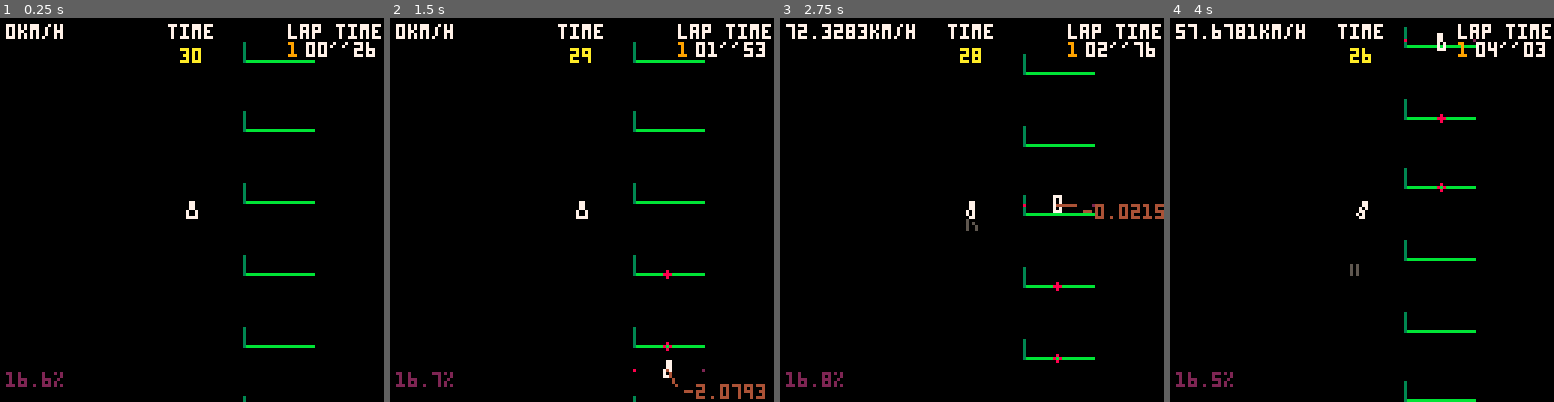
Above: before the commit, frames 1-4 (left to right).
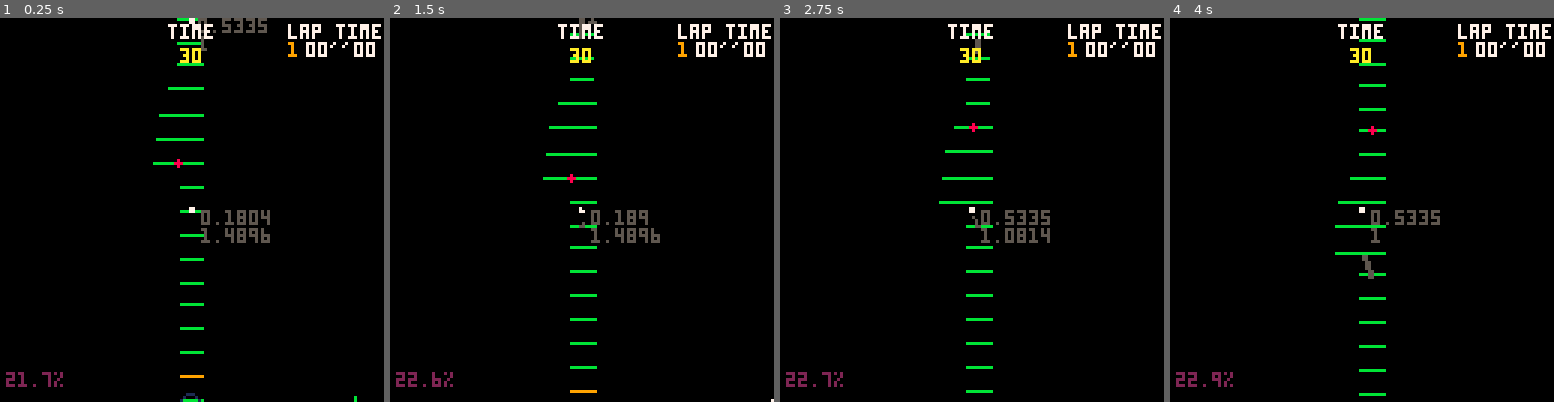
Above: after the commit, the same moments.

Repository: freds72/virtua-on
Game: PICO-8 cartridge carts/physics.p8
Same seed, same stepped clock (60 frames per second), same inputs: the game is played once before the commit and once after it.
Inputs:
- Up to frame 1 (0.25 s): no input
- Up to frame 2 (1.5 s): no input
- Up to frame 3 (2.75 s): hold Right 1.6-2.1 s; hold Up 2.15-2.42 s; hold Right from 2.47 s (still down)
- Up to frame 4 (4 s): release Right at 3.03 s; hold Left 3.08-3.58 s; hold Down 3.63-3.97 s

The runs differ from the first frame. In frame 1, 3.5% of the frame differs, in the area x 1-98%, y 0-100%; in frame 2, 3.7%; in frame 3, 4.0%, in the area x 1-100%, y 1-98%; in frame 4, 3.6%.

Commit message:
simple 'follow track' npc ok

Diff:
--- a/carts/physics.p8
+++ b/carts/physics.p8
@@ -309,7 +309,7 @@
 	}
 end
 
-local cam=make_cam(6)
+local cam=make_cam(2)
 function make_skidmarks()
 	local skidmarks={}
 	local t=0
@@ -350,38 +350,45 @@
 end
 local skidmarks=make_skidmarks()
 
-function make_track(segments)
+function make_track(segments,checkpoint)
 	-- "close" track
 	-- add(segments,segments[1])
 	-- add(segments,segments[2])
 	assert(#segments%2==0,"invalid number of track coordinates")
 	local n=#segments/2
 	-- active index
-	local checkpoint=0
+	checkpoint=checkpoint or 0
 	local function to_v(i)
+		i=i%n
 		local l,r=segments[2*i+1],segments[2*i+2]
 		-- center
 		local c=v_clone(l)
 		v_add(c,r)
 		v_scale(c,0.5)
 		-- normal
-		return c,v_normz(v2_ortho(make_v(l,r))),l,r
+		return c,v2_ortho(make_v(l,r)),l,r
 	end
 	return {
-		-- returns next location
-		get_next=function(self)
+		-- returns any location after checkpoint
+		-- +1: next boundary
+		get_next=function(self,offset)
+			offset=offset or 0
+			return to_v(checkpoint+offset)
+		end,
+		-- current track segment
+		get_current=function(self)
 			return to_v(checkpoint)
 		end,
-		get_current=function(self)
-			return to_v((checkpoint-1)%n)
-		end,
-		update=function(self,pos,dist,lookahead)
-			local p,pn=to_v(checkpoint+lookahead)
-			if v_dist(pos,p)<dist and v_dot(make_v(pos,p),pn)<0 then
-				checkpoint=(checkpoint+1+lookahead)%n
-				p=to_v(checkpoint)
-			end
-			return p
+		get_chkpoint=function(self)
+			return checkpoint
+		end,
+		update=function(self,pos,dist)
+			-- have we past end of current segment?
+			local p,pn,l,r=to_v(checkpoint+1)
+			if v_dot(make_v(l,pos),pn)>0 then
+				checkpoint=(checkpoint+1)%n
+			end
+			return to_v(checkpoint)
 		end,
 		draw=function(self)
 			local track_data=track_data
@@ -389,13 +396,9 @@
 				local l,r=track_data[i],track_data[i+1]
 				local x0,y0=cam:project(l)
 				local x1,y1=cam:project(r)
-				line(x0,y0,x1,y1,11)
-
-				-- normal
-				local n=v_normz(v2_ortho(make_v(l,r)))
-				v_add(n,l)
-				local nx,ny=cam:project(n)
-				line(x0,y0,nx,ny,3)
+				local k=(i-1)/2
+				color(checkpoint+1==k and 9 or 11)
+				line(x0,y0,x1,y1)
 			end
 		end
 	}
@@ -520,14 +523,25 @@
 
 function make_npc(p,angle,track)
 	local body=make_car(p,angle)
-
-	local body_draw=body.draw
+	local rpm=0.6
+
+	local body_draw,body_update=body.draw,body.update
 	body.draw=function(self)
-		local v1,n1,l1,r1=track:get_current()
-		local v2,n2,l2,r2=track:get_next()
-
-		local x,y=cam:project(v1)
-		circ(x,y,1,8)
+		local lookahead=rpm/0.6
+
+		local v1,n1,l1,r1=track:get_next(flr(4*lookahead))
+		local v2,n2,l2,r2=track:get_next(flr(4*lookahead)+1)
+		local tgt=v_clone(l2)
+		v_add(tgt,r2)
+		v_scale(tgt,0.5)
+
+		local x,y=cam:project(tgt)
+		circfill(x,y,1,8)
+
+		--[[
+		local len1,len2=v_len(make_v(l1,l2)),v_len(make_v(r1,r2))
+
+
 
 		local x,y=cam:project(v2)
 		circfill(x,y,1,8)
@@ -549,6 +563,15 @@
 		local x,y=cam:project(ll)
 		pset(x,y,2)
 
+		--print((len1/len2).."\n"..flr(4*(rpm/0.6)).."\n"..rpm.."\n"..track:get_chkpoint(),x+3,y,5)
+		local dist=v_dist(self.pos,v2)
+		local dot=v_dot(make_v(l2,self.pos),n2)
+		]]
+		local len1,len2=v_len(make_v(l1,l2)),v_len(make_v(r1,r2))
+
+		local x,y=cam:project(self.pos)
+		print(rpm.."\n"..(len1/len2),x+3,y,5)
+
 		body_draw(self)
 	end
 
@@ -560,55 +583,55 @@
 	end
 
 	body.control=function(self)
+		--[[
+		local dx,dy=0,0
+		if (btn(0)) dx=-1
+		if (btn(1)) dx=1
+		if (btn(2)) dy=1
+		if (btn(3)) dy=-1
+		local p=self.pos
+		p[1]+=dx/4
+		p[3]+=dy/4
+
+		track:update(p,24)
+		]]
+
 		-- lookahead
 		local fwd=m_fwd(self.m)
 		-- force application point
 		local p=v_clone(self.pos)
 		v_add(p,fwd,3)
 
-		local rpm=0.6
+		-- curve: slow down
+		local lookahead=rpm/0.6
+
+		local v1,n1,l1,r1=track:get_next(flr(4*lookahead))
+		local v2,n2,l2,r2=track:get_next(flr(4*lookahead)+1)
+		local len1,len2=v_len(make_v(l1,l2)),v_len(make_v(r1,r2))
+		if len1/len2<0.8 or len1/len2>1.2 then
+			rpm=0.2
+		else
+			-- accelerate
+			rpm+=0.1
+		end
+
 		-- default: steer to track
-		local target=inv_apply(self,track:update(p,24,2))
+		local tgt=v_clone(l2)
+		v_add(tgt,r2)
+		v_scale(tgt,0.5)
+		local target=inv_apply(self,tgt)
 		local target_angle=atan2(target[1],target[3])
-
-		-- avoid collisions
-		local velocity=self.get_velocity()
-		for _,actor in pairs(actors) do
-			if actor!=self then
-				local axis=make_v(actor.pos,self.pos)
-				-- todo: normz and check function?
-				-- in range?
-				if v_len(axis)<16 then
-					local axis_bck=v_normz(v_clone(axis))
-					local relv=make_v(actor.get_velocity(),velocity)
-					-- separating?
-					local sep=v_dot(axis,relv)
-					if sep<0 then
-						add(debug_vectors,{f=axis_bck,p=self.pos,c=4,scale=sep})
-
-						local local_pos=inv_apply(self,actor.pos)
-						-- in front?
-						-- in path?
-						if local_pos[3]>0 and abs(local_pos[1])<2 then
-							local x=local_pos[1]
-							local escape_axis=v2_ortho(axis,1)
-							local_pos[1]+=1/v_dot(relv,escape_axis)
-							target_angle=atan2(local_pos[1],local_pos[3])
-							rpm/=2
-
-							add(debug_vectors,{f=make_v(self.pos,self:apply(local_pos)),p=self.pos,c=8,scale=target_angle})
-							break
-						end
-					end
-				end
-			end
-		end
 
 		-- shortest angle
 		if(target_angle<0.5) target_angle=1-target_angle
 		target_angle=0.75-target_angle
-		self:steer(target_angle,rpm*lerp(1,0.5,min(abs(target_angle)/0.17,1)))
-
+		rpm=self:steer(target_angle,rpm)
+	end
+	body.update=function(self)
+		body_update(self)
+		-- update track segment
+		track:update(self.pos,24)
+		rpm*=0.97
 	end
 	return body
 end
@@ -711,7 +734,7 @@
 		end,
 		steer=function(self,steering_dt,rpm)
 			is_braking=rpm<0
-			steering_angle+=mid(steering_dt,-0.1,0.1)
+			steering_angle+=mid(steering_dt,-0.2,0.2)
 
 			-- longitudinal slip ratio
 			local right=m_right(self.m)
@@ -759,17 +782,19 @@
 end
 
 
-local plyr=make_plyr({-28,0,-33},0)
+local plyr--=make_plyr({-28,0,-33},0)
 
 -- only for display
 local static_track=make_track(track_data)
+-- local static_track
 
 function _init()
 	add(actors,plyr)
 
-	for i=1,1 do
-		local npc_track=make_track(track_data)
-		local p=v_clone(npc_track:get_next())
+	for i=1,12 do
+		local npc_track=make_track(track_data,4*i)
+		if(not static_track) static_track=npc_track
+		local p=v_clone(npc_track:get_next(4*i))
 		--p[1]+=(1-rnd(2))
 		--p[3]+=(1-rnd(2))
 		add(actors,add(npcs, make_npc(p,0,npc_track)))
@@ -805,7 +830,7 @@
 
 	cam:track(plyr and plyr.pos or npcs[1].pos)
 
-	static_track:draw()
+	static_track:draw(npcs[1].pos)
 
 	skidmarks:draw()
 
